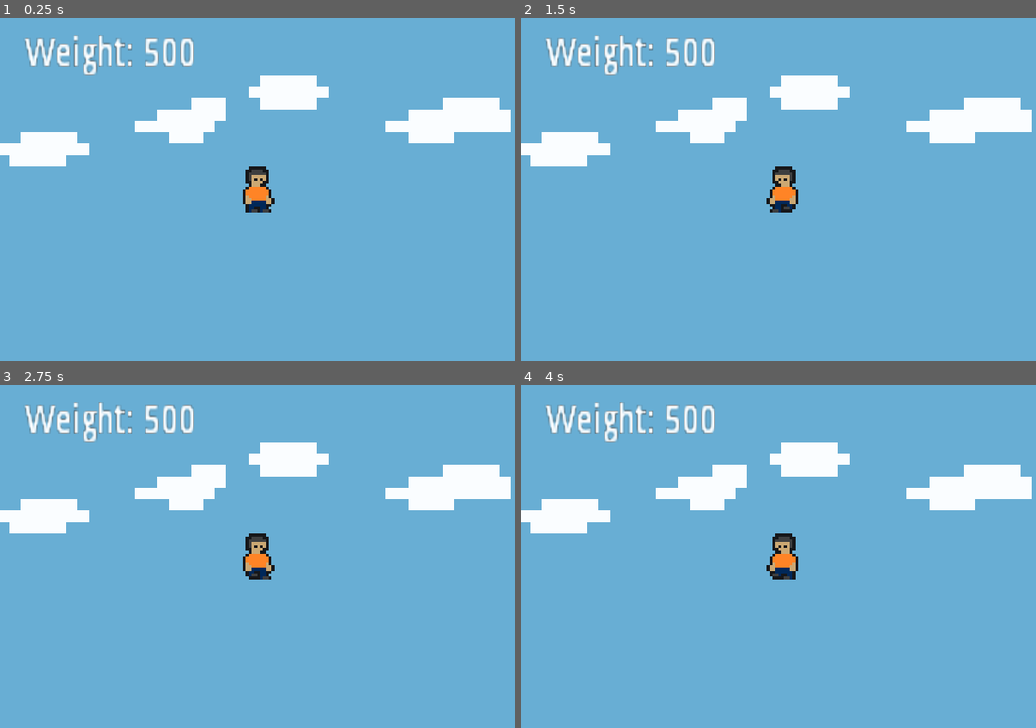
Above: before the commit, frames 1-4 (two rows, left to right).
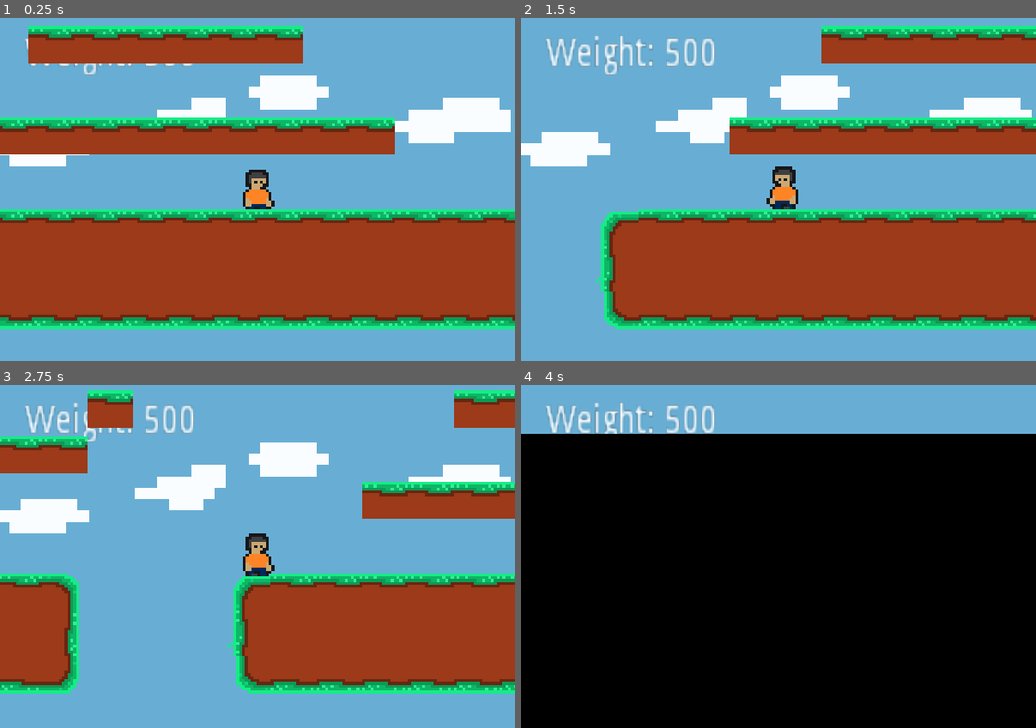
Above: after the commit, the same moments.

Repository: Liamx220/MiniJam75
Game: Godot game, scene res://Scenes/Lvls/1.tscn
Two runs of this game, one before a commit and one after it. Both use one fixed random seed, a clock stepped at 60 frames per second and the inputs below. Before the commit the project starts from res://Scenes/Player.tscn.
Inputs:
- Up to frame 1 (0.25 s): no input
- Up to frame 2 (1.5 s): hold A (walk_right) from 0.53 s (still down); tap W (jump) at 0.77 s
- Up to frame 3 (2.75 s): tap W (jump) at 1.52 s; release A (walk_right) at 2.03 s; hold D (walk_left) from 2.03 s (still down)
- Up to frame 4 (4 s): tap Enter at 2.75 s; release D (walk_left) at 2.78 s; hold A (walk_right) from 2.78 s (still down); tap W (jump) at 3.02, 3.77 s

The runs differ from the first frame. In frame 1, 49% of the frame differs, in the area x 0-100%, y 2-91%; in frame 2, 41%; in frame 3, 32%; in frame 4, 86%, in the area x 0-100%, y 5-100%.

Commit message:
update

Diff:
--- a/MiniJam75/Scenes/Area2D.tscn
+++ b/MiniJam75/Scenes/Area2D.tscn
@@ -12,7 +12,7 @@
 scale = Vector2( -1.50698, -0.915129 )
 
 [node name="Sprite" type="Sprite" parent="."]
-position = Vector2( -7.55102, 707.747 )
+position = Vector2( -13.8641, 11.2164 )
 scale = Vector2( 590.924, 0.632399 )
 texture = ExtResource( 1 )
 
--- /dev/null
+++ b/MiniJam75/Scenes/Lvls/1.gd
@@ -0,0 +1,19 @@
+extends Node2D
+
+var reload_times = 0
+
+
+# Called when the node enters the scene tree for the first time.
+func _ready():
+	for i in range(10):
+		if reload_times == 1:
+
+			get_tree().reload_current_scene()
+			reload_times += 1
+
+
+
+
+# Called every frame. 'delta' is the elapsed time since the previous frame.
+#func _process(delta):
+#	pass
--- a/MiniJam75/Scenes/Lvls/1.tscn
+++ b/MiniJam75/Scenes/Lvls/1.tscn
@@ -1,13 +1,13 @@
-[gd_scene load_steps=17 format=2]
+[gd_scene load_steps=18 format=2]
 
 [ext_resource path="res://Art/dirt1.png" type="Texture" id=1]
-[ext_resource path="res://Scenes/Player.tscn" type="PackedScene" id=2]
 [ext_resource path="res://Art/pxlgrass1.png" type="Texture" id=3]
 [ext_resource path="res://Art/pxlgrass2.png" type="Texture" id=4]
 [ext_resource path="res://Art/pxlgrass3.png" type="Texture" id=5]
 [ext_resource path="res://Art/pxlgrass4.png" type="Texture" id=6]
 [ext_resource path="res://Scenes/Area2D.tscn" type="PackedScene" id=7]
 [ext_resource path="res://Scenes/Lvls/food.tscn" type="PackedScene" id=8]
+[ext_resource path="res://Scenes/Lvls/1.gd" type="Script" id=9]
 
 [sub_resource type="ConvexPolygonShape2D" id=1]
 points = PoolVector2Array( 0, 0, 16, 0, 16, 16, 0, 16 )
@@ -164,7 +164,10 @@
 } ]
 6/z_index = 0
 
+[sub_resource type="RectangleShape2D" id=10]
+
 [node name="Node2D" type="Node2D"]
+script = ExtResource( 9 )
 
 [node name="Area2D2" parent="." instance=ExtResource( 8 )]
 position = Vector2( -31.4644, -99.1774 )
@@ -176,11 +179,13 @@
 format = 1
 tile_data = PoolIntArray( -393226, 4, 0, -327691, 4, 0, -327690, 4, 0, -327683, 4, 0, -327682, 4, 0, -262156, 4, 0, -19 …(3262 unchanged characters)…
 
-[node name="KinematicBody2D" parent="." instance=ExtResource( 2 )]
-position = Vector2( -439.269, -33.4912 )
-scale = Vector2( 1.1, 1.1 )
+[node name="StaticBody2D" type="StaticBody2D" parent="."]
 
-[node name="Area2D" parent="." instance=ExtResource( 7 )]
+[node name="Area2D" parent="StaticBody2D" instance=ExtResource( 7 )]
 position = Vector2( 196.326, 196.323 )
-rotation = 3.14159
+rotation = -3.14159
 scale = Vector2( 1.50698, 0.915129 )
+
+[node name="CollisionShape2D" type="CollisionShape2D" parent="StaticBody2D"]
+position = Vector2( -7.85724, 193.063 )
+shape = SubResource( 10 )
--- a/MiniJam75/Scenes/Player.tscn
+++ b/MiniJam75/Scenes/Player.tscn
@@ -103,7 +103,6 @@
 position = Vector2( 0.854, 0 )
 frames = SubResource( 10 )
 animation = "rightIdle"
-frame = 2
 playing = true
 
 [node name="CollisionShape2D" type="CollisionShape2D" parent="."]
@@ -114,7 +113,9 @@
 current = true
 zoom = Vector2( 0.3, 0.3 )
 
-[node name="Area2D" type="Area2D" parent="."]
+[node name="Area2D" type="Area2D" parent="." groups=[
+"player",
+]]
 
 [node name="CollisionShape2D" type="CollisionShape2D" parent="Area2D"]
 shape = SubResource( 12 )
--- a/MiniJam75/Scenes/bottom_check.gd
+++ b/MiniJam75/Scenes/bottom_check.gd
@@ -17,4 +17,5 @@
 
 
 func _on_Area2D_area_entered(area):
-	get_tree().reload_current_scene()
+	if area.is_in_group("player"):
+		get_tree().reload_current_scene()
--- a/MiniJam75/project.godot
+++ b/MiniJam75/project.godot
@@ -16,7 +16,7 @@
 [application]
 
 config/name="MiniJam75"
-run/main_scene="res://Scenes/Player.tscn"
+run/main_scene="res://Scenes/Lvls/1.tscn"
 config/icon="res://icon.png"
 
 [autoload]
